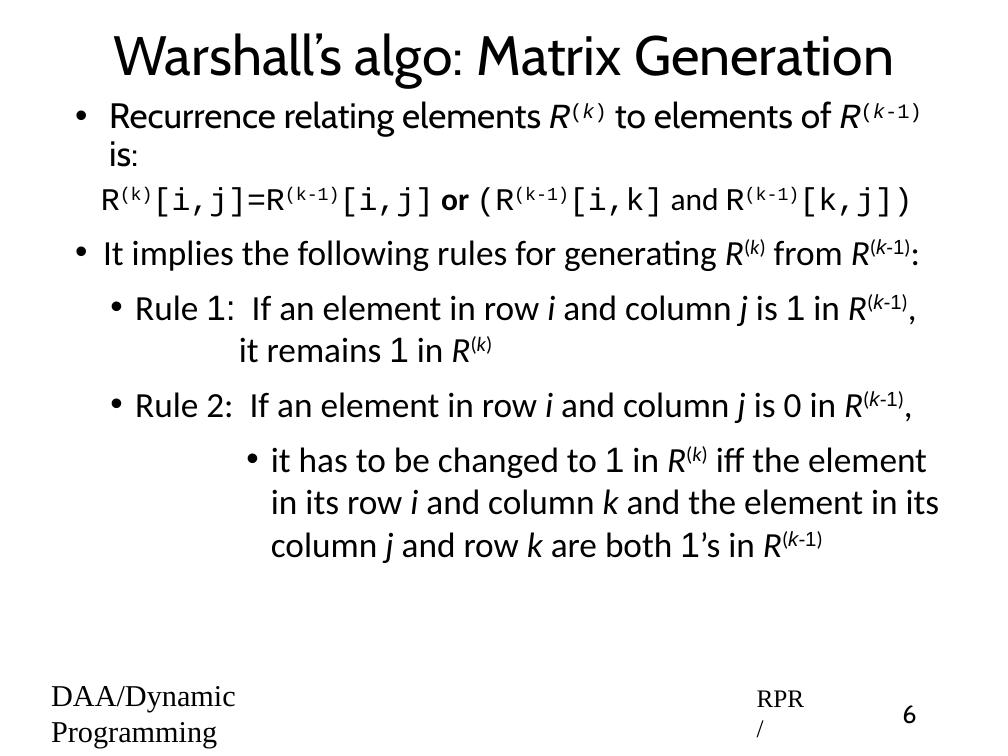
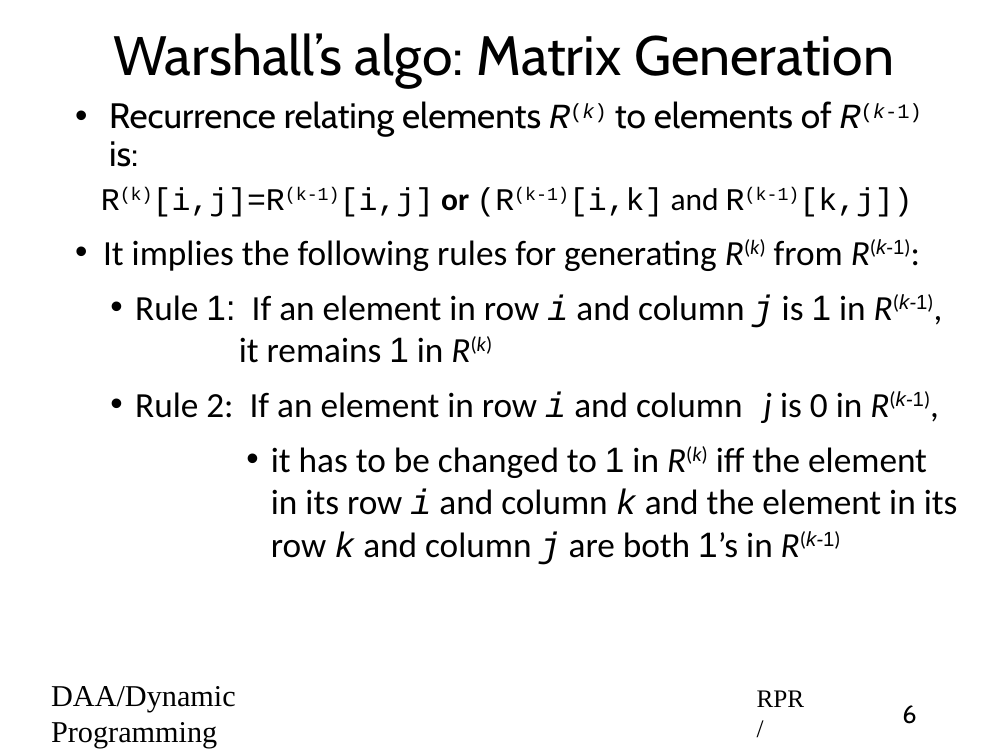
Before and after one commit to rprustagi/2019-17CS43-DAA, a slide deck: slide 6 of Slides-RPR/2019-H1-DAA-L33-DynProg-Warshall-Floyd.pptx. Drawn at 1008x756 pixels with LibreOffice and Linux fonts; fonts in the diff are those of the drawing. Boxes give left, top, right and bottom in pixels: in the first picture for what was removed or moved away, otherwise in the second. Text is boxed around its words. In the diff, an @@ line names an element or a change of style, - is before the commit and + after.

```diff
--- a/Slides-RPR/2019-H1-DAA-L33-DynProg-Warshall-Floyd.pptx
+++ b/Slides-RPR/2019-H1-DAA-L33-DynProg-Warshall-Floyd.pptx
@@ text at bbox=[135, 294, 934, 423]: font Calibri to Courier New in "i j", "i" @@
@@ text at bbox=[271, 446, 958, 565]: text changed @@
-        • it has to be changed to 1 in R(k) iff the element in its row i and column k and the element in its column j and row k are both 1’s in R(k-1)
+        • it has to be changed to 1 in R(k) iff the element in its row i and column k and the element in its row k and column j are both 1’s in R(k-1)
```
Also in this commit, not shown: 4 other slides changed, 8 other files.
